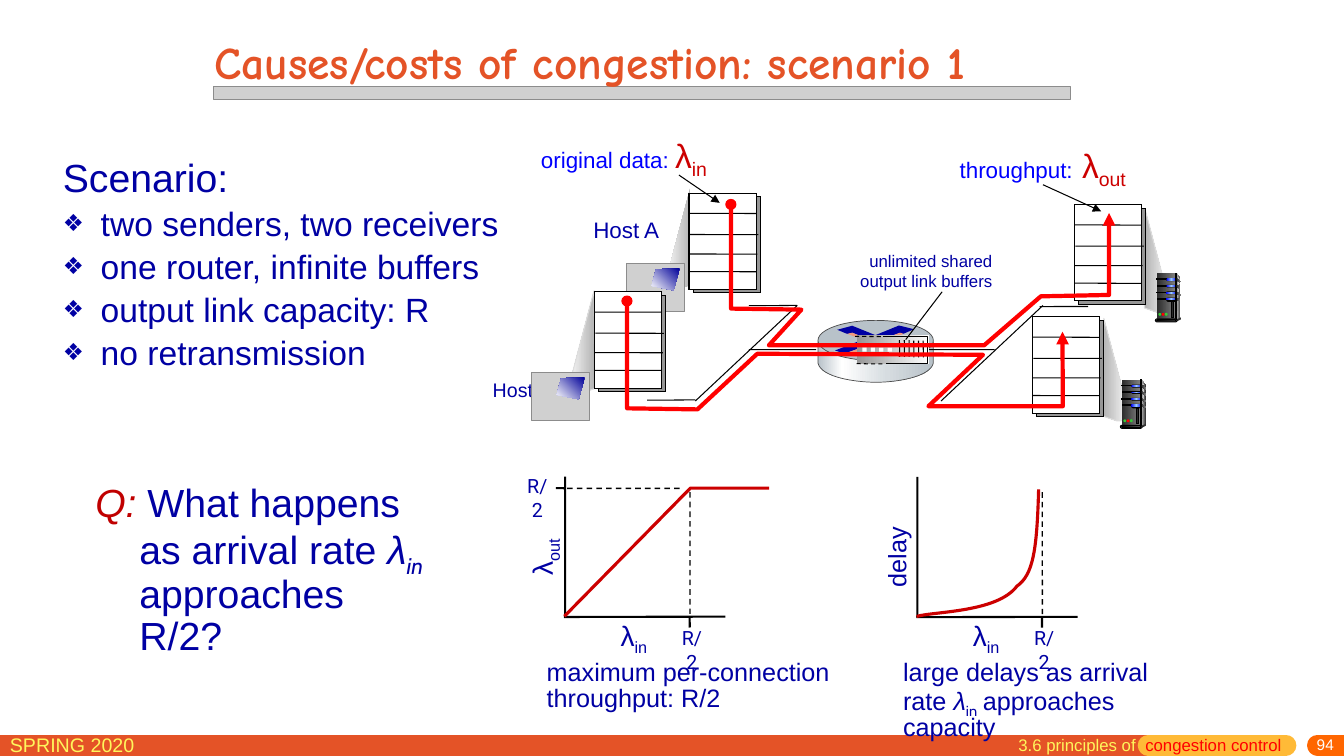
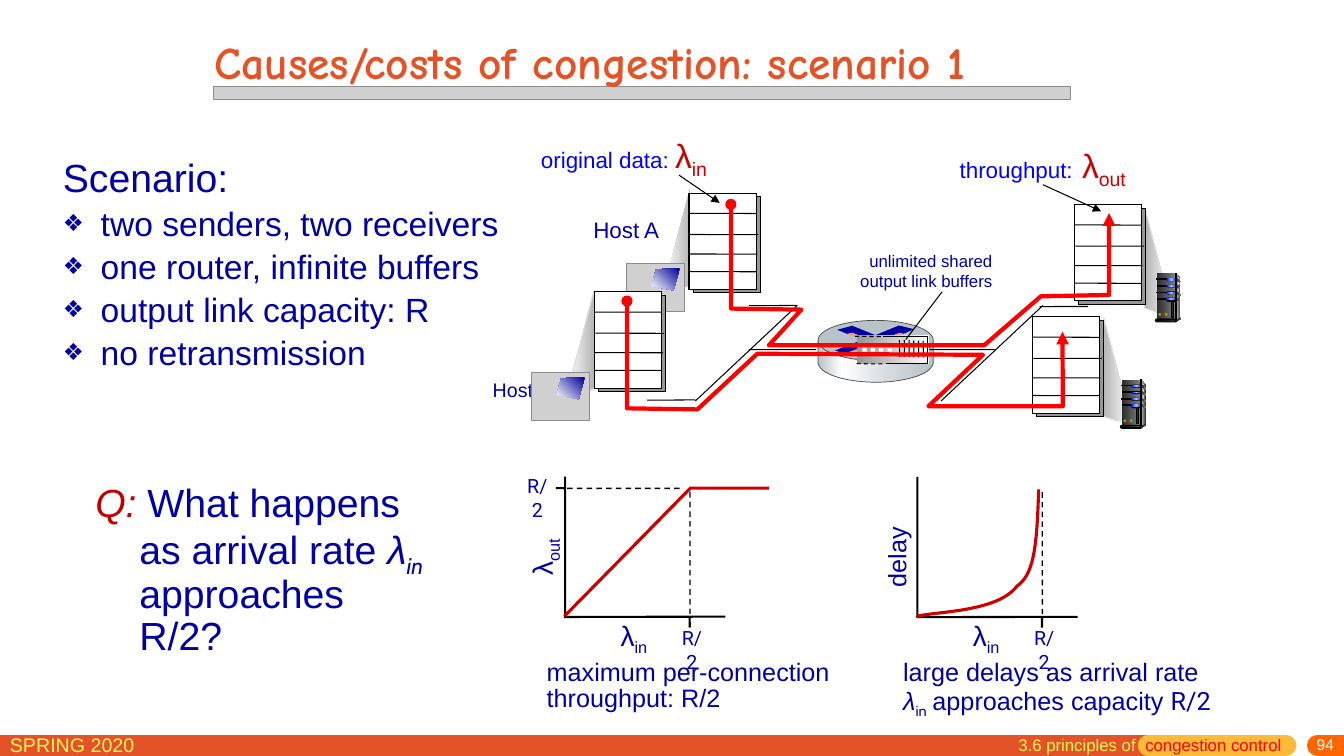
Before and after one commit to network-distributed/presentations, a slide deck: slide 94 of chapter3.pptx. Drawn at 1344x756 pixels with LibreOffice and Linux fonts; fonts in the diff are those of the drawing; grey boxes stand for pictures. Boxes give left, top, right and bottom in pixels: in the first picture for what was removed or moved away, otherwise in the second. Text is boxed around its words. In the diff, an @@ line names an element or a change of style, - is before the commit and + after.

```diff
--- a/chapter3.pptx
+++ b/chapter3.pptx
@@ text at box(903, 661, 1211, 716): text changed @@
-large delays as arrival rate λin approaches capacity
+large delays as arrival rate λin approaches capacity R/2
```
Also in this commit, not shown: 19 other slides changed, 1 slide removed, 1 other file.
